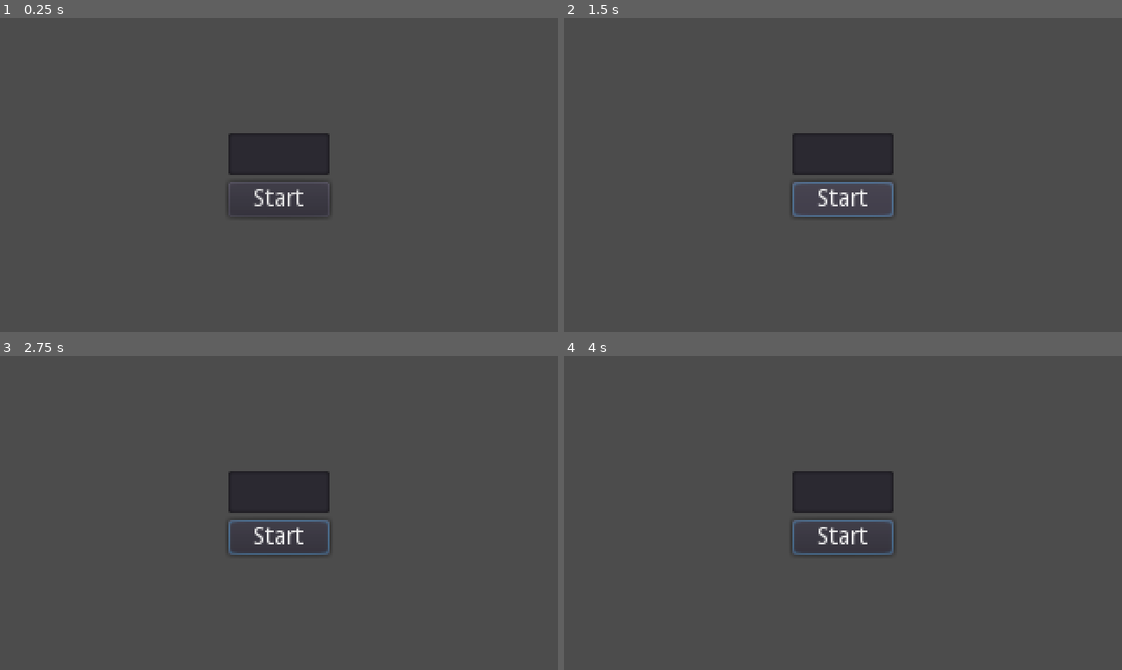
Above: before the commit, frames 1-4 (two rows, left to right).
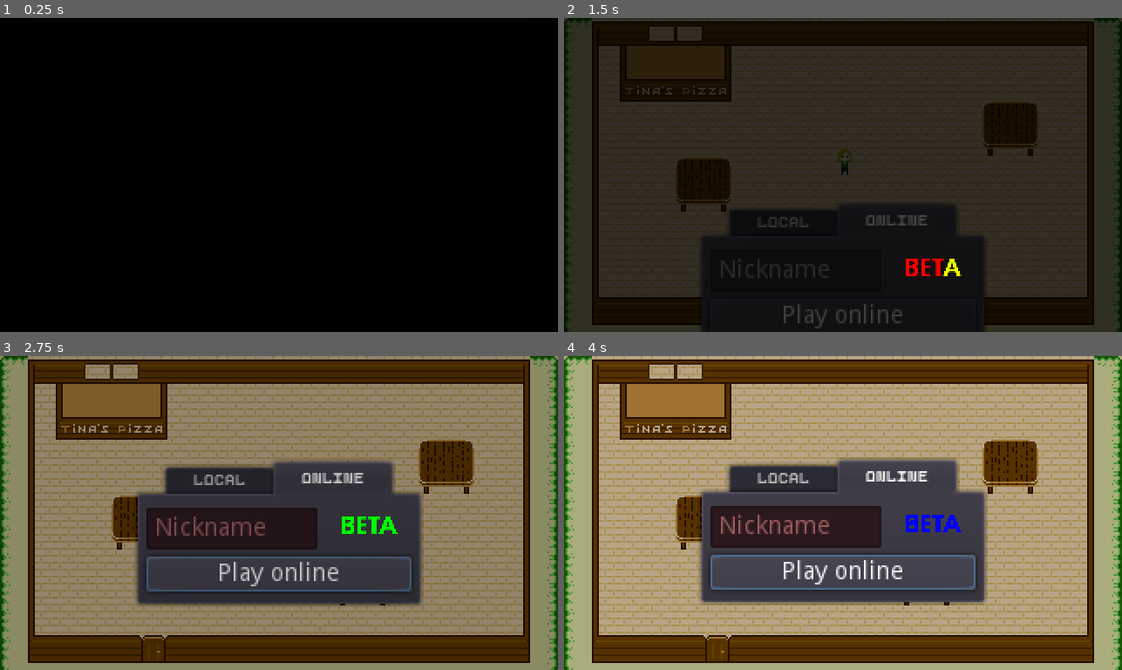
Above: after the commit, the same moments.

Repository: mikecodev/LowEffortJam18
Game: Godot game, scene res://Main.tscn
Same seed, same stepped clock (60 frames per second), same inputs: the game is played once before the commit and once after it. Before the commit the project starts from res://Local.tscn.
Inputs (mouse positions are in pixels of both pictures, inside the frame that each line leads up to):
- Up to frame 1 (0.25 s): no input
- Up to frame 2 (1.5 s): click (843, 200) at 0.5 s, where only the run before the commit has a clickable "Start"; click (843, 200) at 1.25 s, where only the run before the commit has a clickable "Start"
- Up to frame 3 (2.75 s): click (279, 619) at 2 s, where only the run after the commit has a clickable "Play online"
- Up to frame 4 (4 s): hold Right (ui_right) 2.78-3.53 s; hold Down (ui_down) from 3.53 s (still down)

The runs differ from the first frame. In frame 1, 100% of the frame differs, in the area x 0-100%, y 0-100%; in frame 2, 97%; in frame 3, 92%; in frame 4, 87%.

Commit message:
Moving start screen to the right node

Diff:
--- a/Main.gd
+++ b/Main.gd
@@ -1,6 +1,19 @@
 extends Node
 
+onready var START_SCREEN = preload("res://entities/GUI/StartScreen.tscn")
+
+var CurrentScene
 
 func _ready():
-	Net.run_as_client()
-	get_tree().change_scene("res://Menu.tscn")
+	$"/root/Net".connect("StartOnline", self, "OnStartOnline")
+	$"/root/Net".connect("StartLocal", self, "OnStartLocal")
+
+	var StartScreen = START_SCREEN.instance()
+	add_child(StartScreen)
+	CurrentScene = StartScreen.get_path()
+
+func OnStartOnline():
+	print("Start online")
+
+func OnStartLocal(World):
+	print("Start local ", World.name)
--- a/entities/GUI/StartScreen.gd
+++ b/entities/GUI/StartScreen.gd
@@ -11,23 +11,18 @@
 	$Tween.interpolate_property($Menu, "rect_position", DestinationPos + Vector2.DOWN*200, DestinationPos, 3, Tween.TRANS_BOUNCE, Tween.EASE_OUT)
 	$Tween.start()
 
-
-
-
-
-
 func _on_Online_button_up():
 	if Nickname.text == "" or Nickname.text.length() < 3:
 		Nickname.modulate = Color(1,0.6,0.6,1)
 		return
-	Net.run_as_server()
+	Net.run_as_client()
 	Net.rpc("register_player", Nickname.text)
 
 
 func _on_Local_button_up():
 	Net.run_local()
-	get_tree().change_scene("res://Menu.tscn")
-
+	Net.rpc("register_player", "Player")
+	queue_free()
 
 func _on_Nickname_text_changed(new_text):
 	Nickname.modulate = Color.white
--- a/entities/GUI/StartScreen.tscn
+++ b/entities/GUI/StartScreen.tscn
@@ -50,7 +50,6 @@
 }
 
 [node name="Local" type="Tabs" parent="Menu"]
-visible = false
 anchor_right = 1.0
 anchor_bottom = 1.0
 margin_left = 4.0
@@ -78,6 +77,7 @@
 }
 
 [node name="Online" type="Tabs" parent="Menu"]
+visible = false
 anchor_right = 1.0
 anchor_bottom = 1.0
 margin_left = 4.0
--- a/net.gd
+++ b/net.gd
@@ -1,6 +1,9 @@
 extends Node
 
 signal camera(pathname)
+
+signal StartLocal()
+signal StartOnline()
 
 const PLAYER_SPAWN = Vector2(70, 70)
 
@@ -66,8 +69,9 @@
 		var w = c_world.instance()
 		add_child(w)
 		world = w
-		var m = get_node("/root/Menu")
-		m.get_parent().remove_child(m)
+		emit_signal("StartLocal", w)
+		# var m = get_node("/root/Menu")
+		# m.get_parent().remove_child(m)
 	var id = get_id()
 	register_person(name, PLAYER_SPAWN, id)
 	rpc_id(id, "load_world")
@@ -110,7 +114,7 @@
 remotesync func load_world():
 	if is_local or is_network_master(): return
 	if is_from_server():
-		get_tree().change_scene("res://levels/MainScene.tscn")
+		emit_signal("StartOnline")
 
 remotesync func instance_person(name: String, pathname, position: Vector2):
 	if is_local or is_network_master(): return
--- a/project.godot
+++ b/project.godot
@@ -11,7 +11,7 @@
 [application]
 
 config/name="LowEffortJam18"
-run/main_scene="res://Local.tscn"
+run/main_scene="res://Main.tscn"
 config/icon="res://icon.png"
 
 [autoload]
